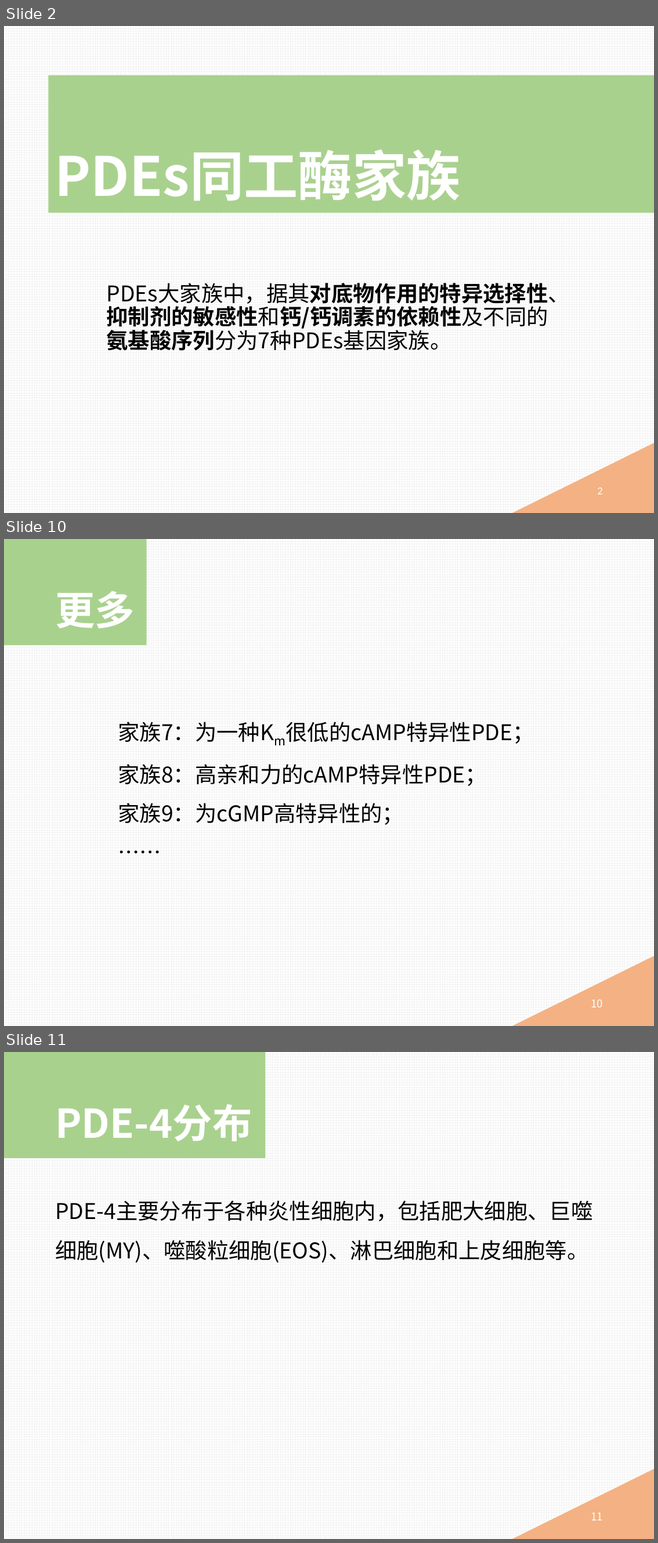
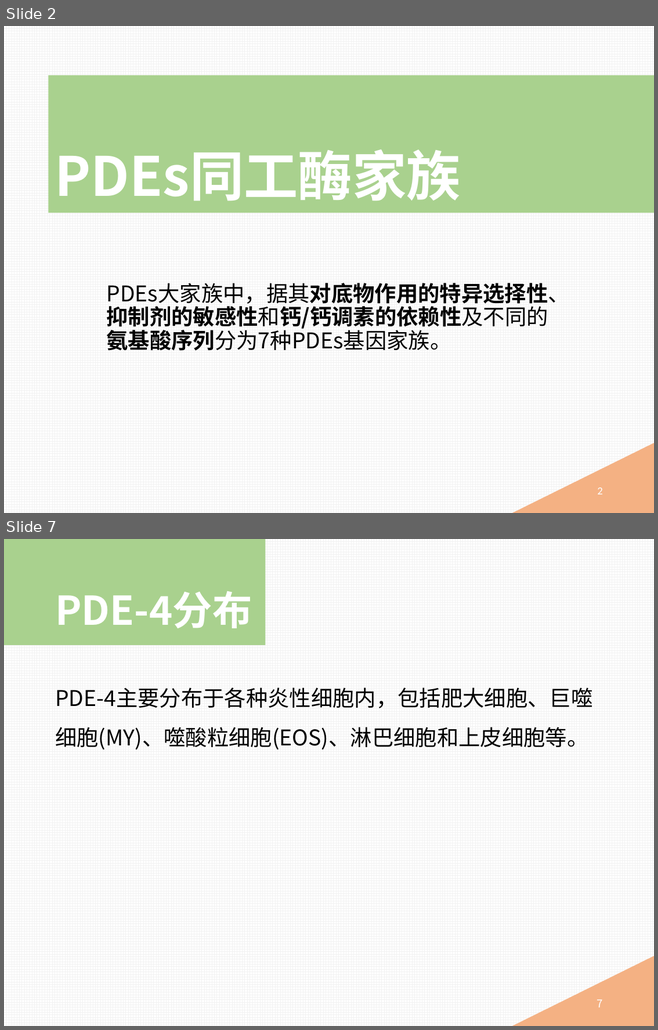
Before and after one commit to mingyong/Project-PDE, a slide deck: 磷酸二酯酶抑制剂.pptx. Shown one above the other, each under a label of ours: slides 2, 10 and 11 before the commit, slides 2 and 7 after it; the slides between them are not shown. The pictures are 658x1543 and 658x1030 pixels, drawn with LibreOffice and Linux fonts; fonts in the diff are those of the drawing. Boxes give left, top, right and bottom in pixels: in the first picture for what was removed or moved away, otherwise in the second. Text is boxed around its words. In the diff, an @@ line names an element or a change of style, - is before the commit and + after.

```diff
--- a/磷酸二酯酶抑制剂.pptx
+++ b/磷酸二酯酶抑制剂.pptx
@@ slide 10 removed at box(4, 539, 654, 1026), background pattern #F2F2F2 on #FFFFFF @@
@@ rectangle removed at box(4, 539, 146, 645) @@
@@ title removed at box(55, 591, 134, 628) @@
-更多
@@ text removed at box(118, 722, 487, 825) @@
-家族7：为一种Km很低的cAMP特异性PDE；
-家族8：高亲和力的cAMP特异性PDE；
-家族9：为cGMP高特异性的；
-……
@@ triangle removed at box(512, 956, 654, 1026) @@
@@ page number removed at box(590, 1000, 603, 1008) @@
-10
@@ what was slide 11 is now slide 7 @@
@@ page number at box(596, 1000, 602, 1008): text changed @@
-11
+7
```
Also in this commit, not shown: 4 slides changed, 3 other slides removed, 1 other file.
